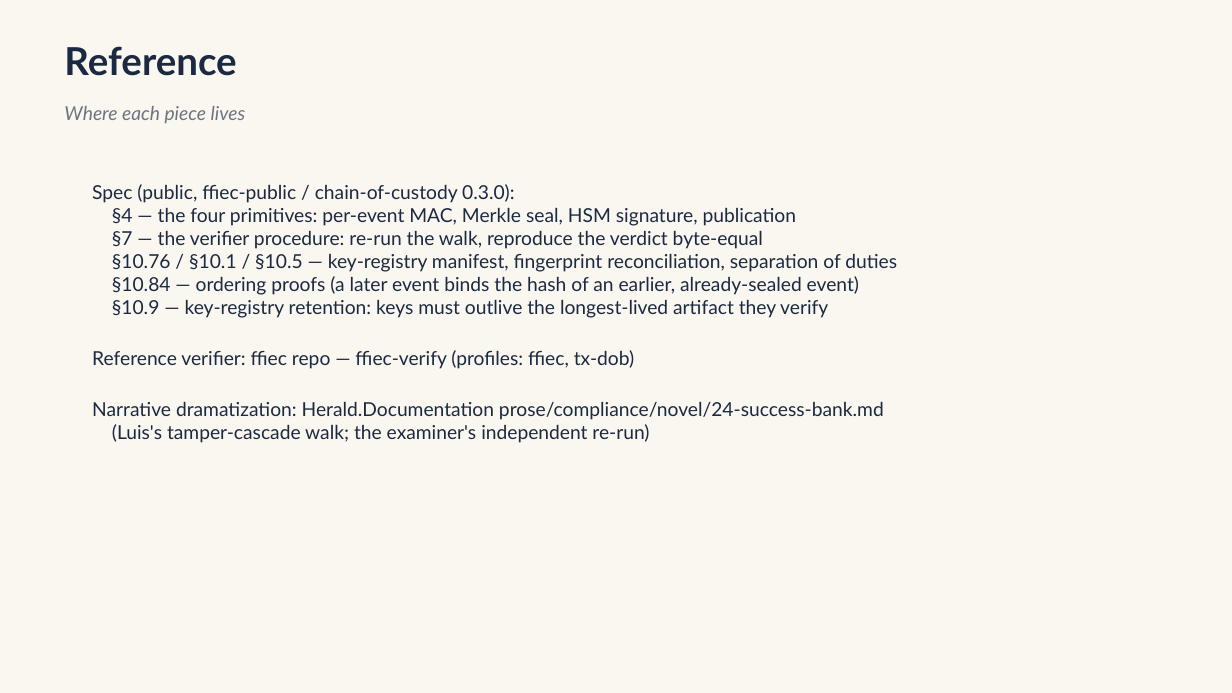
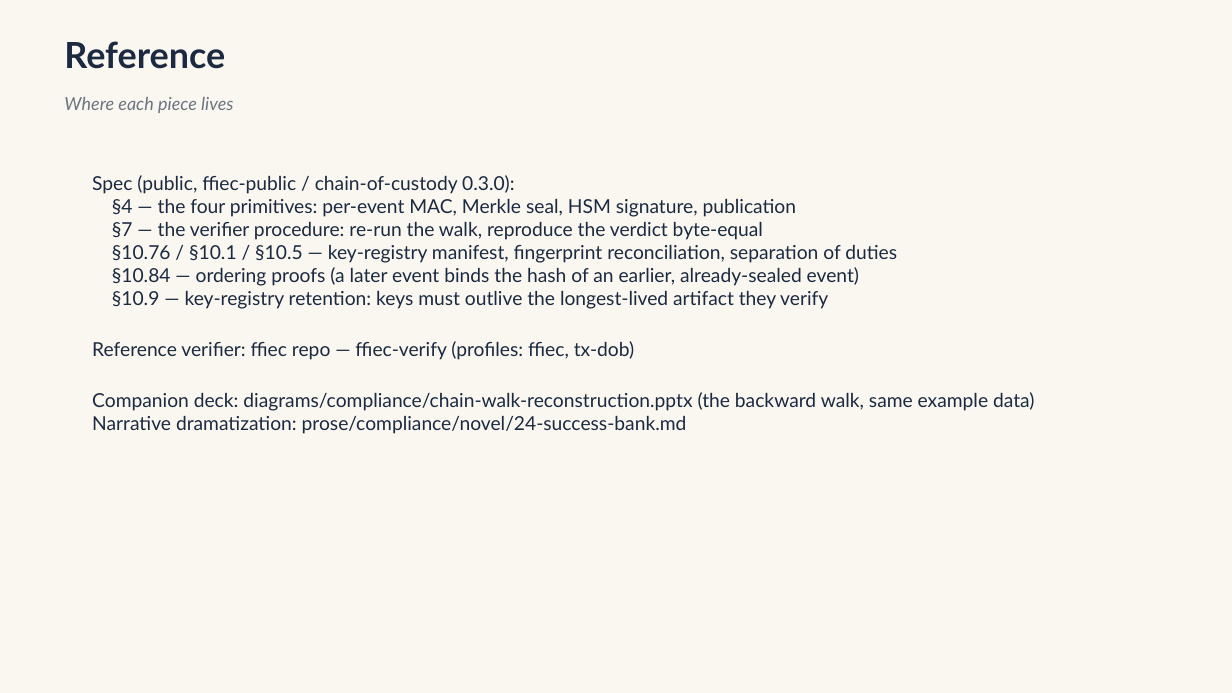
Before and after one commit to mmpworks/Herald.Documentation, a slide deck: slide 10 of diagrams/compliance/merkle-seal-chain.pptx. Drawn at 1232x693 pixels with LibreOffice and Linux fonts; fonts in the diff are those of the drawing. Boxes give left, top, right and bottom in pixels: in the first picture for what was removed or moved away, otherwise in the second. Text is boxed around its words. In the diff, an @@ line names an element or a change of style, - is before the commit and + after.

Commit message:
docs: merkle-seal-chain deck v2 - full data structures
Rebuilt with record-level structs sharing the walk-deck's example data (entries 0410-0412, root 6a3f...d208, seal S-2025-05-23, manifest key windows) so the two decks cross-reference. Tamper cascade now traces concrete field values.

```diff
--- a/diagrams/compliance/merkle-seal-chain.pptx
+++ b/diagrams/compliance/merkle-seal-chain.pptx
@@ text "Reference" at bbox=[64, 41, 225, 69]: size 30 to 28 pt @@
@@ text "Where each piece lives": place and size @@
-text "Where each piece lives" at bbox=[64, 106, 246, 124]
+text "Where each piece lives" at bbox=[64, 97, 233, 113]
@@ text "Where each piece lives" at bbox=[64, 97, 233, 113]: size 15 to 14 pt @@
@@ text "Spec (public, ffiec-public / chain-of-custody ...": place and size @@
-text "Spec (public, ffiec-public / chain-of-custody ..." at bbox=[92, 184, 897, 443]
+text "Spec (public, ffiec-public / chain-of-custody ..." at bbox=[92, 175, 1034, 434]
@@ text at bbox=[92, 392, 1034, 434]: text changed @@
-Narrative dramatization: Herald.Documentation prose/compliance/novel/24-success-bank.md
-(Luis's tamper-cascade walk; the examiner's independent re-run)
+Companion deck: diagrams/compliance/chain-walk-reconstruction.pptx (the backward walk, same example data)
+Narrative dramatization: prose/compliance/novel/24-success-bank.md
```
Also in this commit, not shown: 7 other slides changed, 1 slide added, 1 slide removed.
